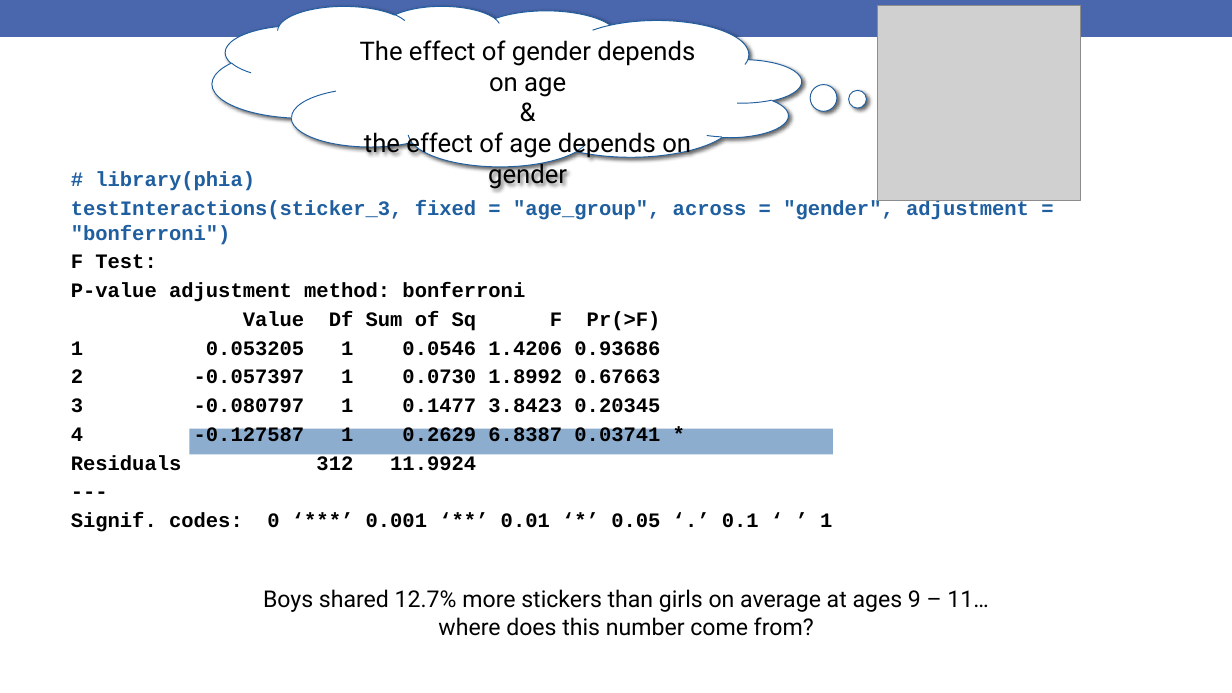
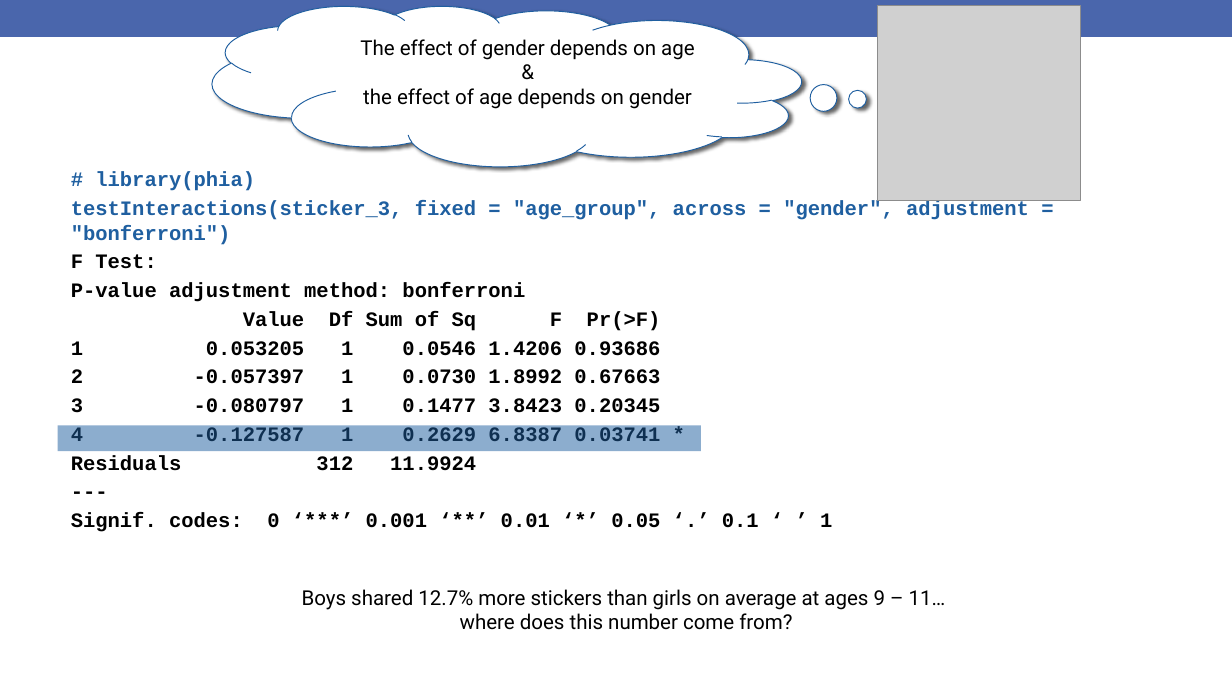
Before and after one commit to rebeccal/ohsu-math630, a slide deck: slide 45 of slides/16-twoway.pptx (slide 46 before the commit). Drawn at 1232x693 pixels with LibreOffice and Linux fonts; fonts in the diff are those of the drawing; grey boxes stand for pictures. Boxes give left, top, right and bottom in pixels: in the first picture for what was removed or moved away, otherwise in the second. Text is boxed around its words. In the diff, an @@ line names an element or a change of style, - is before the commit and + after.

```diff
--- a/slides/16-twoway.pptx
+++ b/slides/16-twoway.pptx
@@ thought cloud "The effect of gender depends ..." at <box>213,6,802,166</box>: size 20 to 16 pt @@
@@ rectangle: place and size @@
-rectangle at <box>189,429,833,455</box>
+rectangle at <box>57,426,701,452</box>
@@ text "Boys shared 12.7% more stickers ..." at <box>302,589,946,630</box>: size 18 to 16 pt @@
```
Also in this commit, not shown: 30 other slides changed, 1 slide removed, 19 other files.
